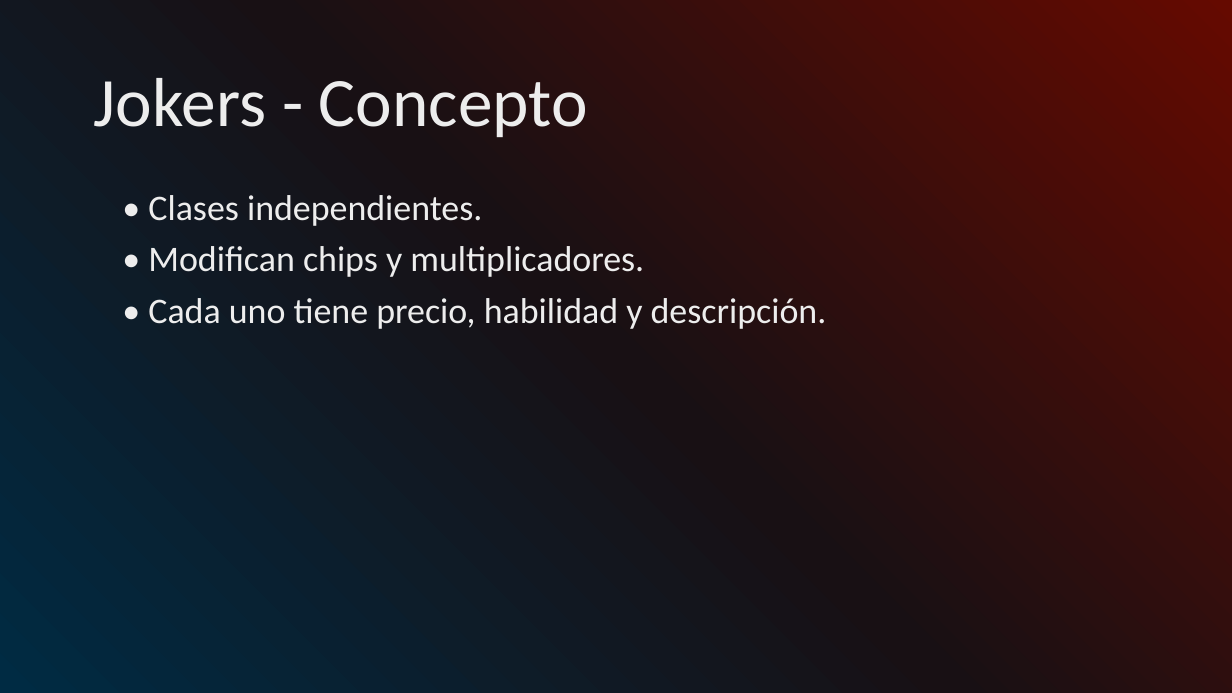
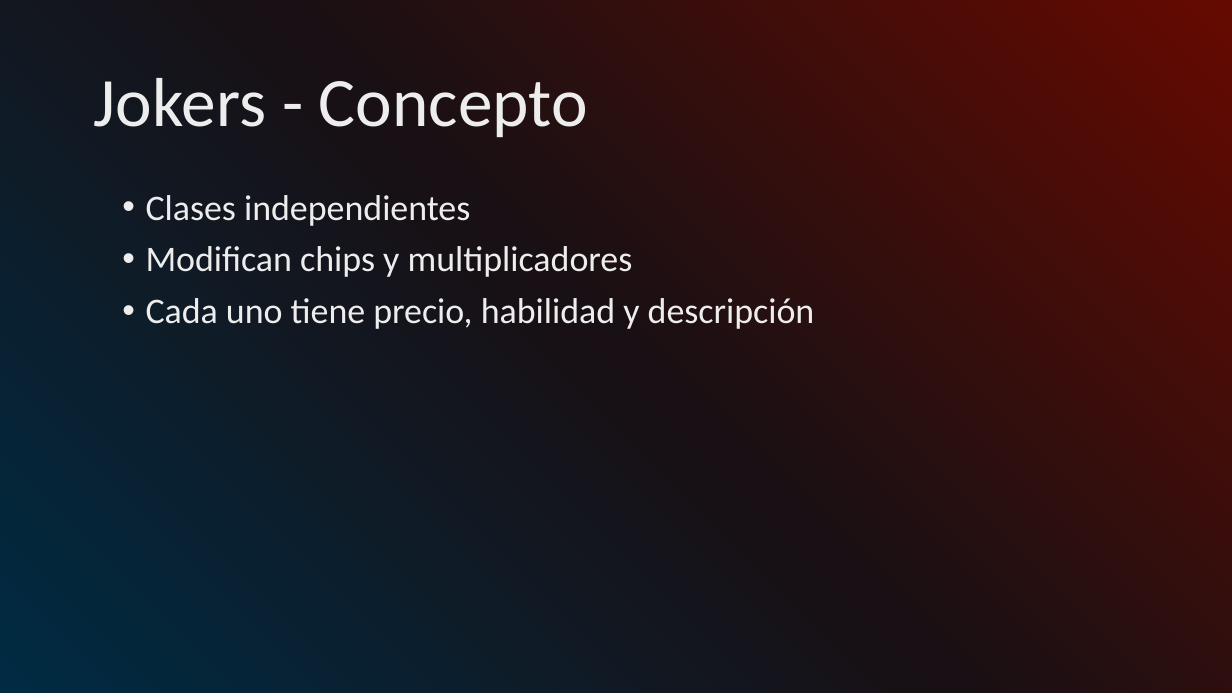
Before and after one commit to augusto-zimmermann/Pylatro, a slide deck: slide 12 of Pylatro presents.pptx. Drawn at 1232x693 pixels with LibreOffice and Linux fonts; fonts in the diff are those of the drawing; background and template pictures are left out. Boxes give left, top, right and bottom in pixels: in the first picture for what was removed or moved away, otherwise in the second. Text is boxed around its words. In the diff, an @@ line names an element or a change of style, - is before the commit and + after.

```diff
--- a/Pylatro presents.pptx
+++ b/Pylatro presents.pptx
@@ text at (146, 195, 815, 329): text changed @@
-• Clases independientes.
-• Modifican chips y multiplicadores.
-• Cada uno tiene precio, habilidad y descripción.
+• Clases independientes
+• Modifican chips y multiplicadores
+• Cada uno tiene precio, habilidad y descripción
```
Also in this commit, not shown: 11 other slides changed, 1 slide added.
